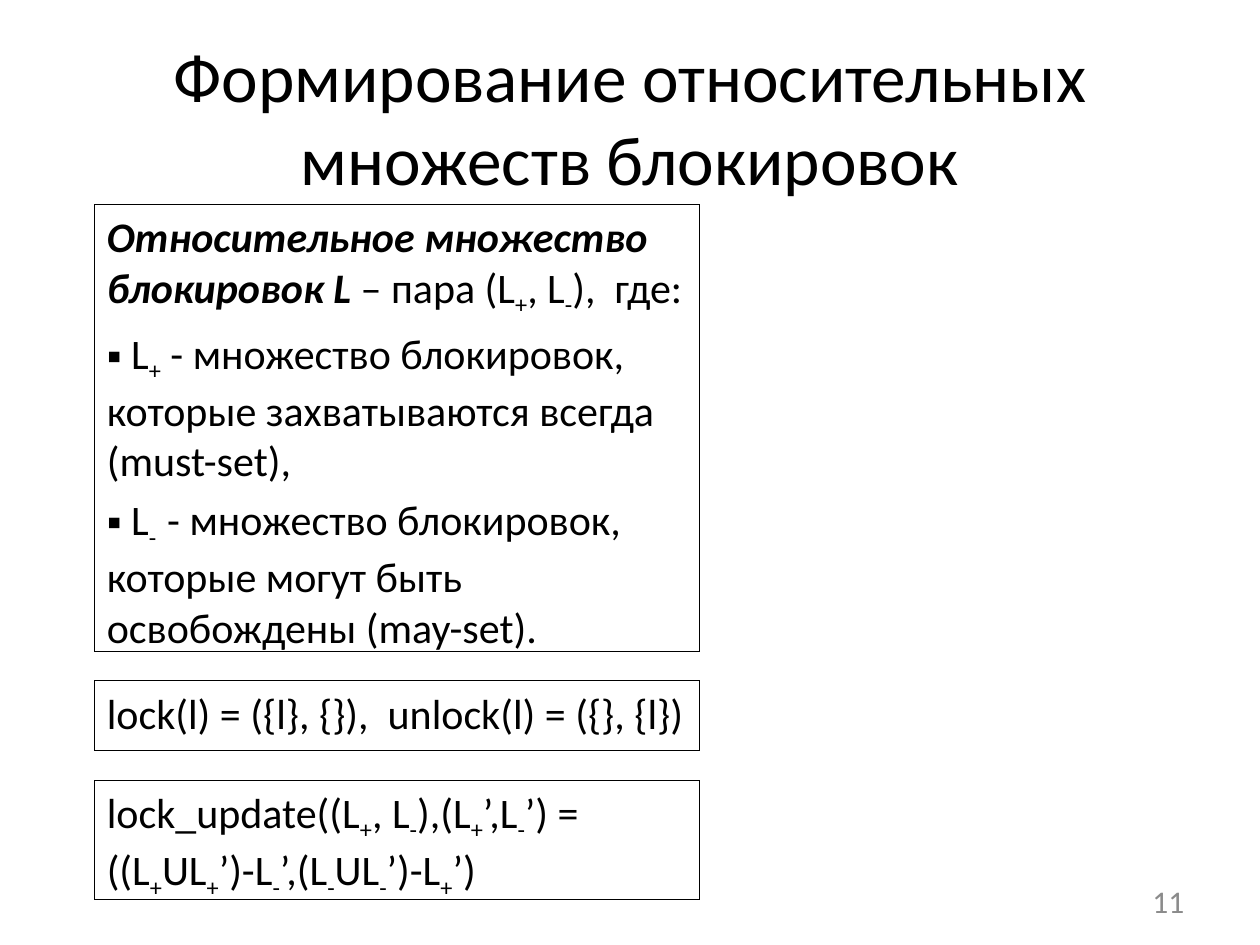
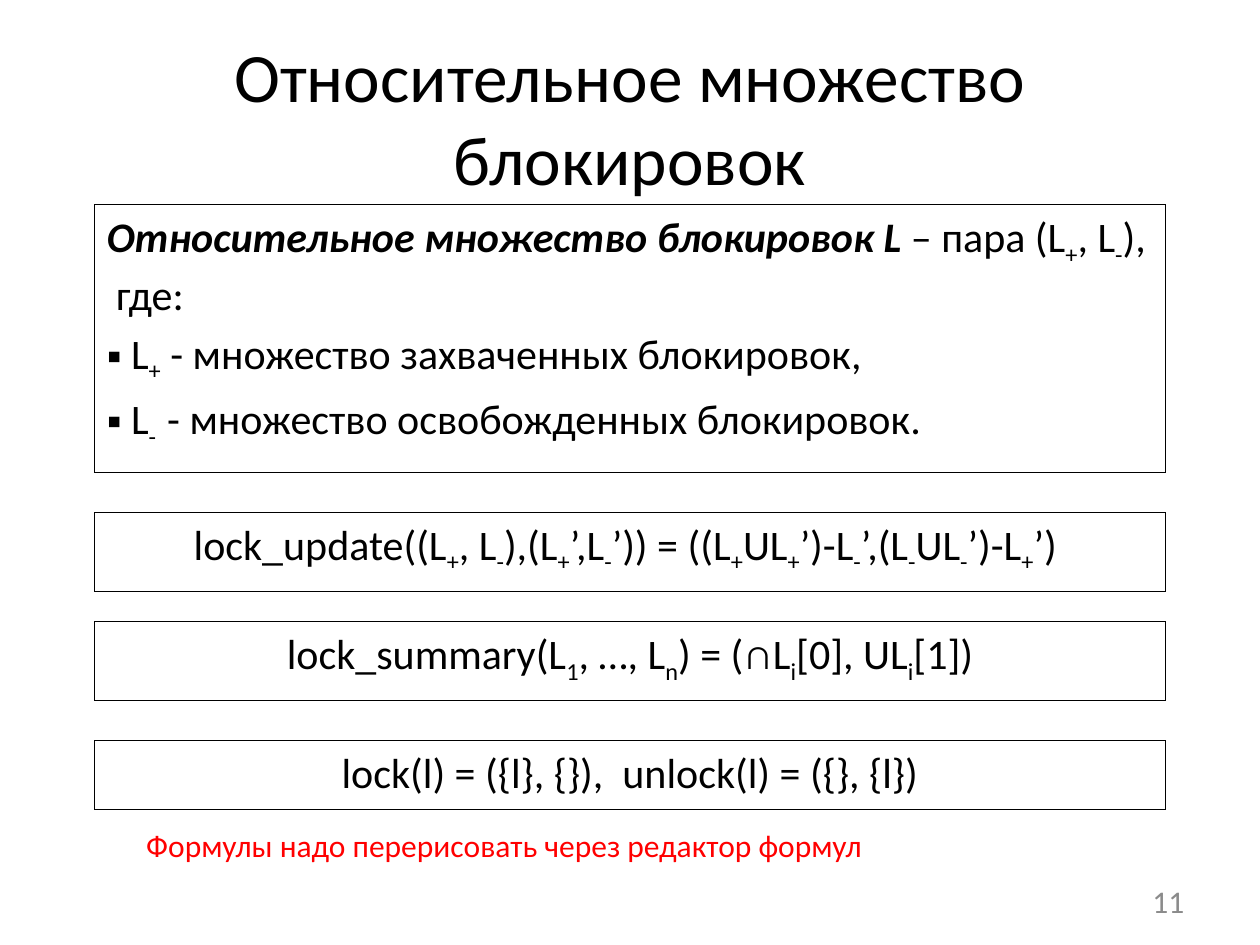
Before and after one commit to afrolovskiy/diplom, a slide deck: slide 11 of presentations/diplom/static race detection.pptx. Drawn at 1260x945 pixels with LibreOffice and Linux fonts; fonts in the diff are those of the drawing. Boxes give left, top, right and bottom in pixels: in the first picture for what was removed or moved away, otherwise in the second. Text is boxed around its words. In the diff, an @@ line names an element or a change of style, - is before the commit and + after.

```diff
--- a/presentations/diplom/static race detection.pptx
+++ b/presentations/diplom/static race detection.pptx
@@ title at [234,57,1025,197]: text changed @@
-Формирование относительных множеств блокировок
+Относительное множество блокировок
@@ rectangle "Относительное множество блокировок L – ...": place and size @@
-rectangle "Относительное множество блокировок L – ..." at [94,204,699,650]
+rectangle "Относительное множество блокировок L – ..." at [94,204,1166,472]
@@ text in rectangle at [131,340,921,441]: text changed @@
-▪ L+ - множество блокировок, которые захватываются всегда (must-set),
-▪ L- - множество блокировок, которые могут быть освобождены (may-set).
+▪ L+ - множество захваченных блокировок,
+▪ L- - множество освобожденных блокировок.
@@ rectangle "lock_update((L+, L-),(L+’,L-’)) = ((L+UL+’)-L-’,(L-UL-’)-L+’ ...": place and size @@
-rectangle "lock_update((L+, L-),(L+’,L-’)) = ((L+UL+’)-L-’,(L-UL-’)-L+’ ..." at [94,780,699,898]
+rectangle "lock_update((L+, L-),(L+’,L-’)) = ((L+UL+’)-L-’,(L-UL-’)-L+’ ..." at [94,512,1166,591]
@@ text in rectangle at [194,529,1022,567]: text changed @@
-lock_update((L+, L-),(L+’,L-’) = ((L+UL+’)-L-’,(L-UL-’)-L+’)
+lock_update((L+, L-),(L+’,L-’)) = ((L+UL+’)-L-’,(L-UL-’)-L+’)
@@ rectangle added at [94,621,1166,701], outline #000000 0.75 pt, 24 pt, text #000000 @@
+lock_summary(L1, …, Ln) = (∩Li[0], ULi[1])
@@ rectangle "lock(l) = ({l}, {}), unlock(l) ...": place and size @@
-rectangle "lock(l) = ({l}, {}), unlock(l) ..." at [94,680,699,750]
+rectangle "lock(l) = ({l}, {}), unlock(l) ..." at [94,741,1166,810]
@@ rectangle "lock(l) = ({l}, {}), unlock(l) ..." at [94,741,1166,810]: alignment left to centre @@
@@ text added at [146,835,862,863], 18 pt, text #FF0000 @@
+Формулы надо перерисовать через редактор формул
```
Also in this commit, not shown: 1 other slide changed, 1 other file.
